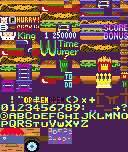
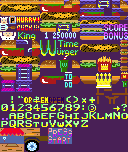
The second 128 × 152 image is a revision of the first. Changes to its layers:
painted on "Tiles" over <box>0,89,120,120</box>
